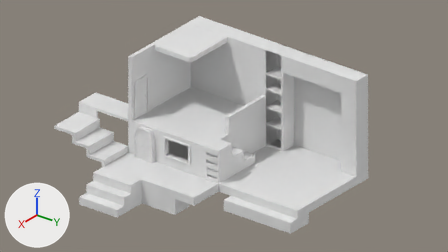
The Blender file Room.blend, before and after one commit.
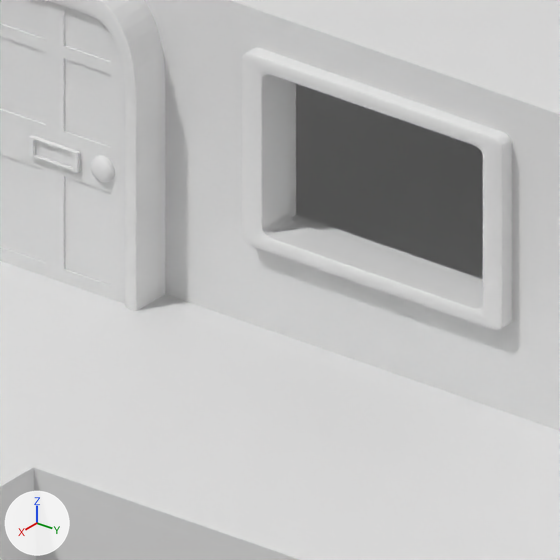
The first picture shows the older version from the file's camera 'Camera'. The close-ups show both versions on the part from 31% to 44% of the width and 52% to 75% of the height of that picture; other places that the commit changed are outside them. Arrows for +X, +Y and +Z are at lower left; the lights stay in place.
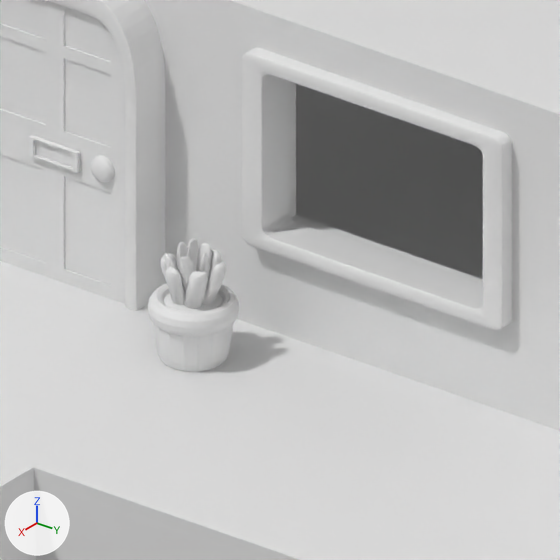
The change, as a list of edits to the scene's bpy script:
```text
Add me_cube_019:
    me_cube_019.from_pydata(...)  # 108 vertices, 96 faces; spans x -3.66..4.49, y -3.87..2.98, z -1.3..1.02
Add me_cube_018:
    me_cube_018.from_pydata(...)  # 2478 vertices, 2464 faces; spans x -3.36..3.39, y -2.33..4.3, z -0.99..0.97
Add me_sphere_003:
    me_sphere_003.from_pydata(...)  # a UV sphere (32 segments, 16 rings, poles along z) spanning x -1.0..1.0, y -1.0..1.0, z -1.0..1.0
Add me_cube_017:
    me_cube_017.from_pydata(...)  # 1010 vertices, 1008 faces; spans x -1.25..1.25, y -1.25..1.25, z -1.12..1.12
Add ob_cube_010:
    ob_cube_010 = bpy.data.objects.new('Cube.010', me_cube_019)
    ob_cube_010.location = (7.2, -1.81, -6.48)
    ob_cube_010.scale = (0.0864, 0.0864, -0.355)
    _m = ob_cube_010.modifiers.new('Subdivision', 'SUBSURF')
    _m.levels = 2
Add ob_cube_009:
    ob_cube_009 = bpy.data.objects.new('Cube.009', me_cube_018)
    ob_cube_009.location = (7.2, -1.92, -6.49)
    ob_cube_009.scale = (0.109, 0.109, 0.262)
Add ob_sphere_002:
    ob_sphere_002 = bpy.data.objects.new('Sphere.002', me_sphere_003)
    ob_sphere_002.location = (7.2, -1.81, -6.83)
    ob_sphere_002.scale = (0.404, 0.404, 0.145)
Add ob_cube_008:
    ob_cube_008 = bpy.data.objects.new('Cube.008', me_cube_017)
    ob_cube_008.location = (7.2, -1.81, -7.13)
    ob_cube_008.scale = (0.404, 0.404, 0.404)
```

Changed parts and their boxes (x1, y1, x2, y2) in the close-ups (560 x 560 px):
'Cube.008', added: after (148, 283, 239, 372)
'Cube.009', added: after (161, 246, 226, 309)
'Cube.010', added: after (164, 238, 212, 295)
'Sphere.002', added: after (164, 293, 223, 312)
